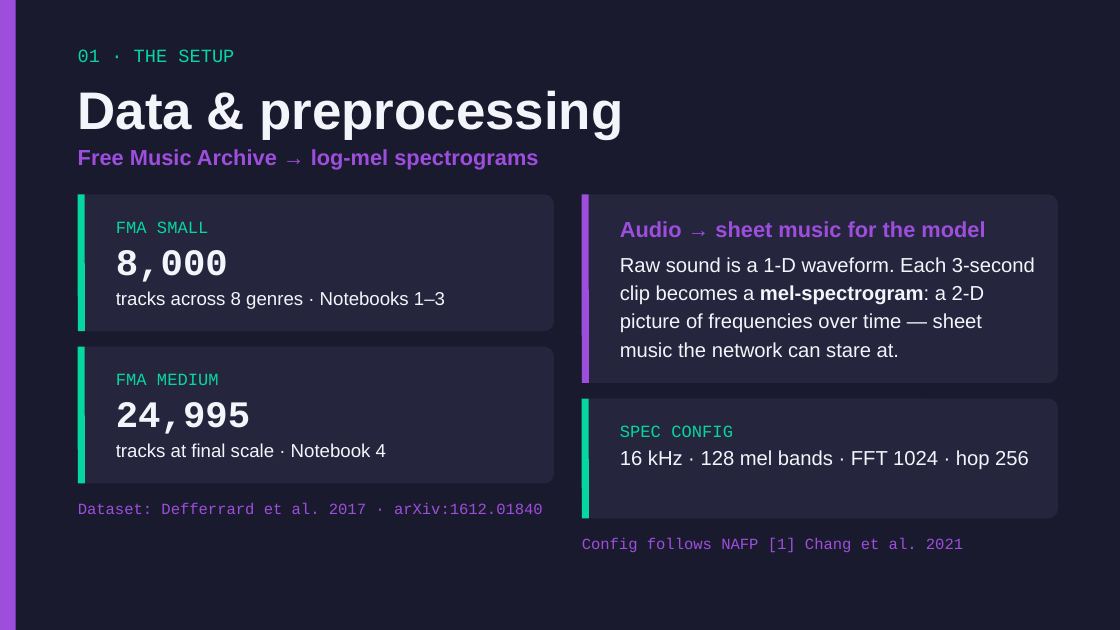
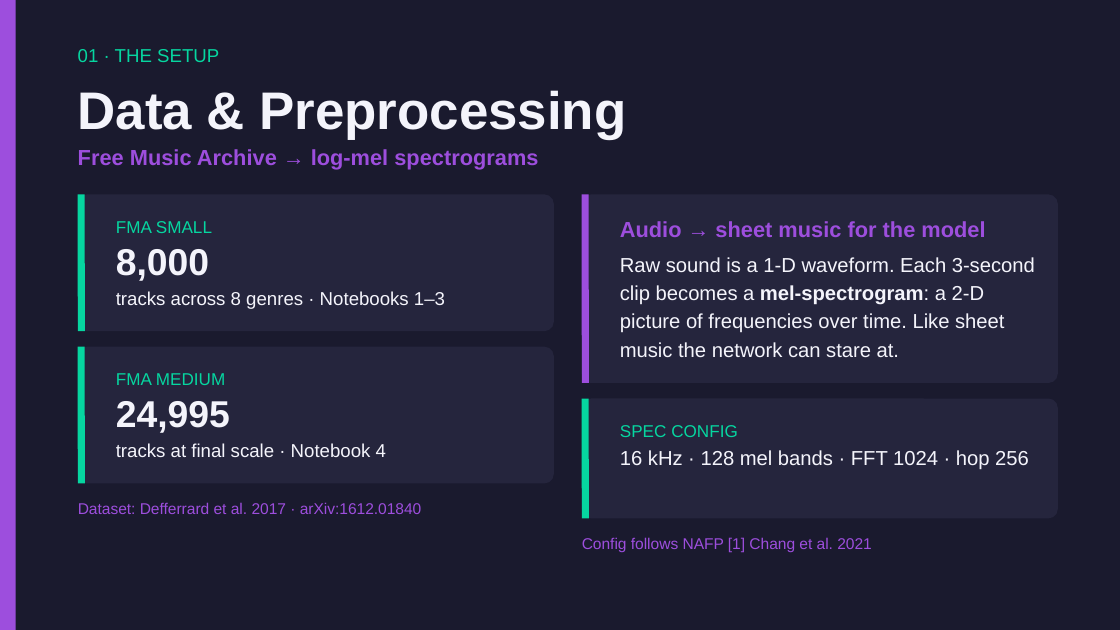
Before and after one commit to Ari-S-123/transformer-fingerprinting, a slide deck: slide 5 of Transformer-Fingerprinting-Presentation.pptx. Drawn at 1120x630 pixels with LibreOffice and Linux fonts; fonts in the diff are those of the drawing. Boxes give left, top, right and bottom in pixels: in the first picture for what was removed or moved away, otherwise in the second. Text is boxed around its words. In the diff, an @@ line names an element or a change of style, - is before the commit and + after.

```diff
--- a/Transformer-Fingerprinting-Presentation.pptx
+++ b/Transformer-Fingerprinting-Presentation.pptx
@@ text at <box>78,90,627,140</box>: text changed @@
-Data & preprocessing
+Data & Preprocessing
@@ text at <box>620,257,1035,357</box>: text changed @@
-Raw sound is a 1-D waveform. Each 3-second clip becomes a mel-spectrogram: a 2-D picture of frequencies over time — sheet music the network can stare at.
+Raw sound is a 1-D waveform. Each 3-second clip becomes a mel-spectrogram: a 2-D picture of frequencies over time. Like sheet music the network can stare at.
@@ font Courier New to Arial in 8 elements at <box>78,49,219,62</box>, <box>116,221,212,233</box>, <box>116,249,209,281</box>, <box>116,373,225,385</box>, <box>116,401,230,433</box>, <box>78,502,422,514</box>, <box>620,425,738,437</box>, <box>582,537,872,552</box> @@
```
Also in this commit, not shown: 17 other slides changed.
